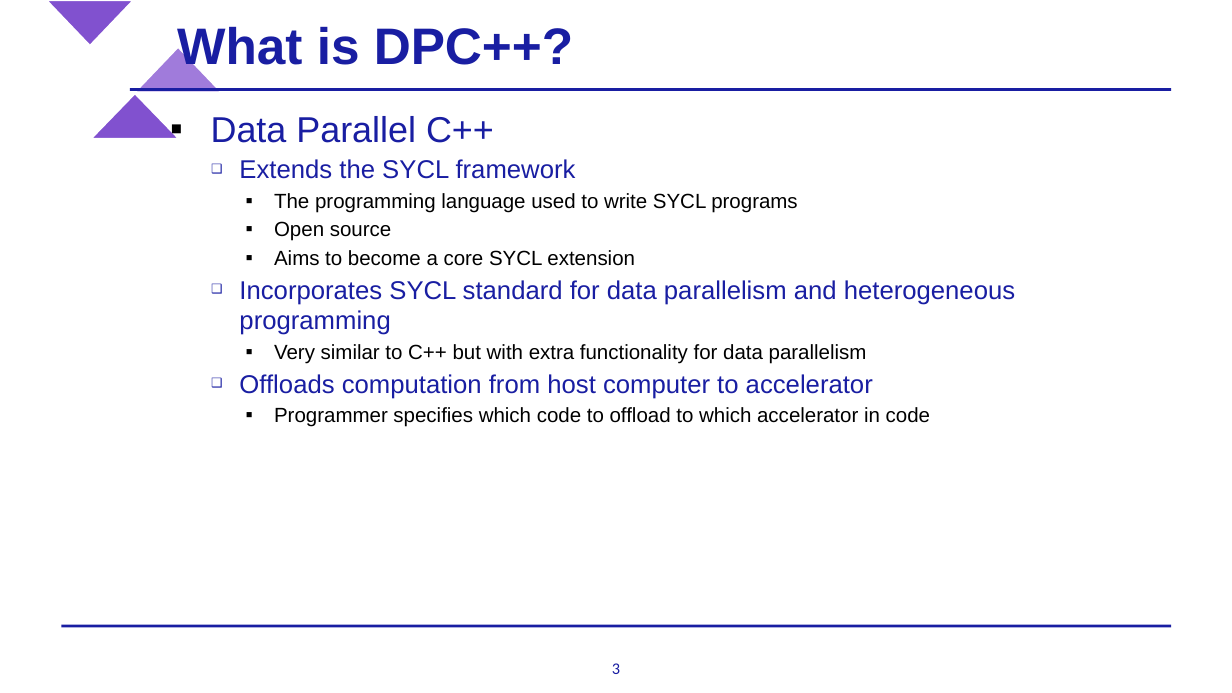
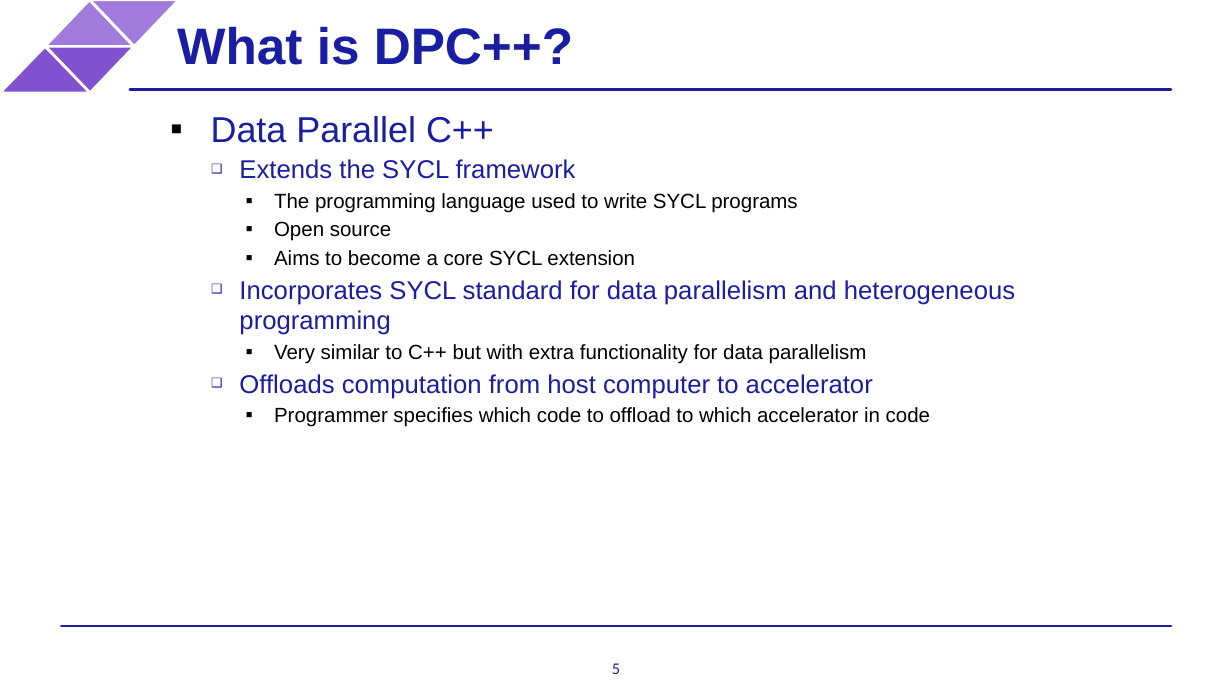
Before and after one commit to BenjaminMFindley/Reconfig-2-SYCL-DPCPP, a slide deck: slide 5 of Slides/SYCL intro.pptx (slide 3 before the commit). Drawn at 1232x693 pixels with LibreOffice and Linux fonts; fonts in the diff are those of the drawing; background and template pictures are left out. Boxes give left, top, right and bottom in pixels: in the first picture for what was removed or moved away, otherwise in the second. Text is boxed around its words. In the diff, an @@ line names an element or a change of style, - is before the commit and + after.

```diff
--- a/Slides/SYCL intro.pptx
+++ b/Slides/SYCL intro.pptx
@@ triangle added at bbox=[45, 0, 134, 46], fill #A07BDB, outline #FFFFFF 2 pt @@
@@ triangle at bbox=[90, 0, 178, 46]: proportions changed; rotation 180 to 0 degrees @@
@@ triangle at bbox=[0, 46, 90, 92]: proportions changed @@
@@ triangle: place and size @@
-triangle at bbox=[90, 92, 179, 139]
+triangle at bbox=[0, 46, 90, 92]
@@ triangle: place and size @@
-triangle at bbox=[45, 0, 134, 46]
+triangle at bbox=[45, 46, 134, 92]
@@ triangle at bbox=[45, 46, 134, 92]: proportions changed @@
@@ line (130, 90) - (1171, 90): stroke #191EA2 2.01 pt to #191EA2 2 pt @@
@@ page number at bbox=[612, 663, 620, 674]: text changed @@
-3
+5
```
Also in this commit, not shown: 23 other slides changed, 5 slides added.
